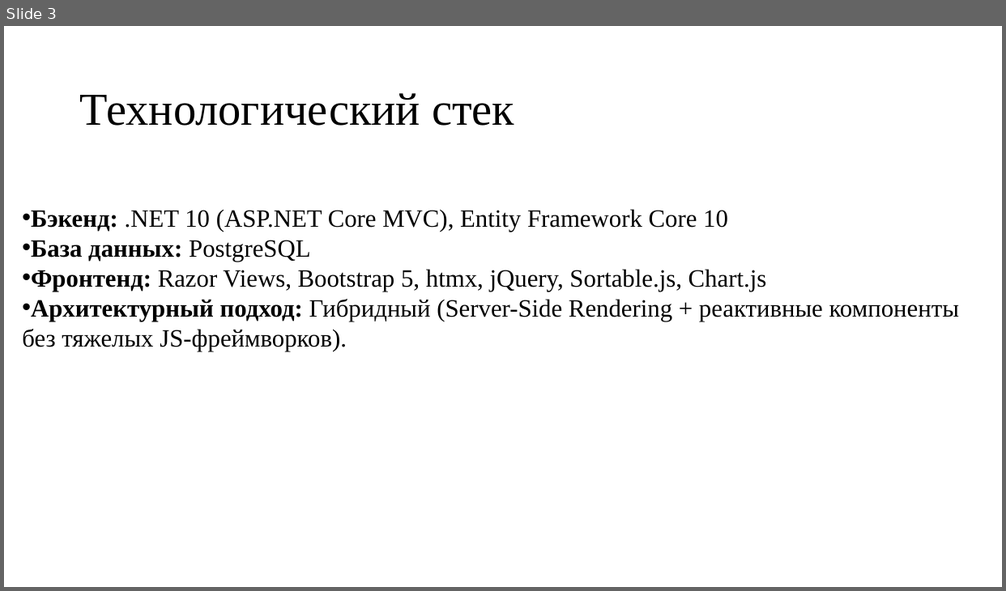
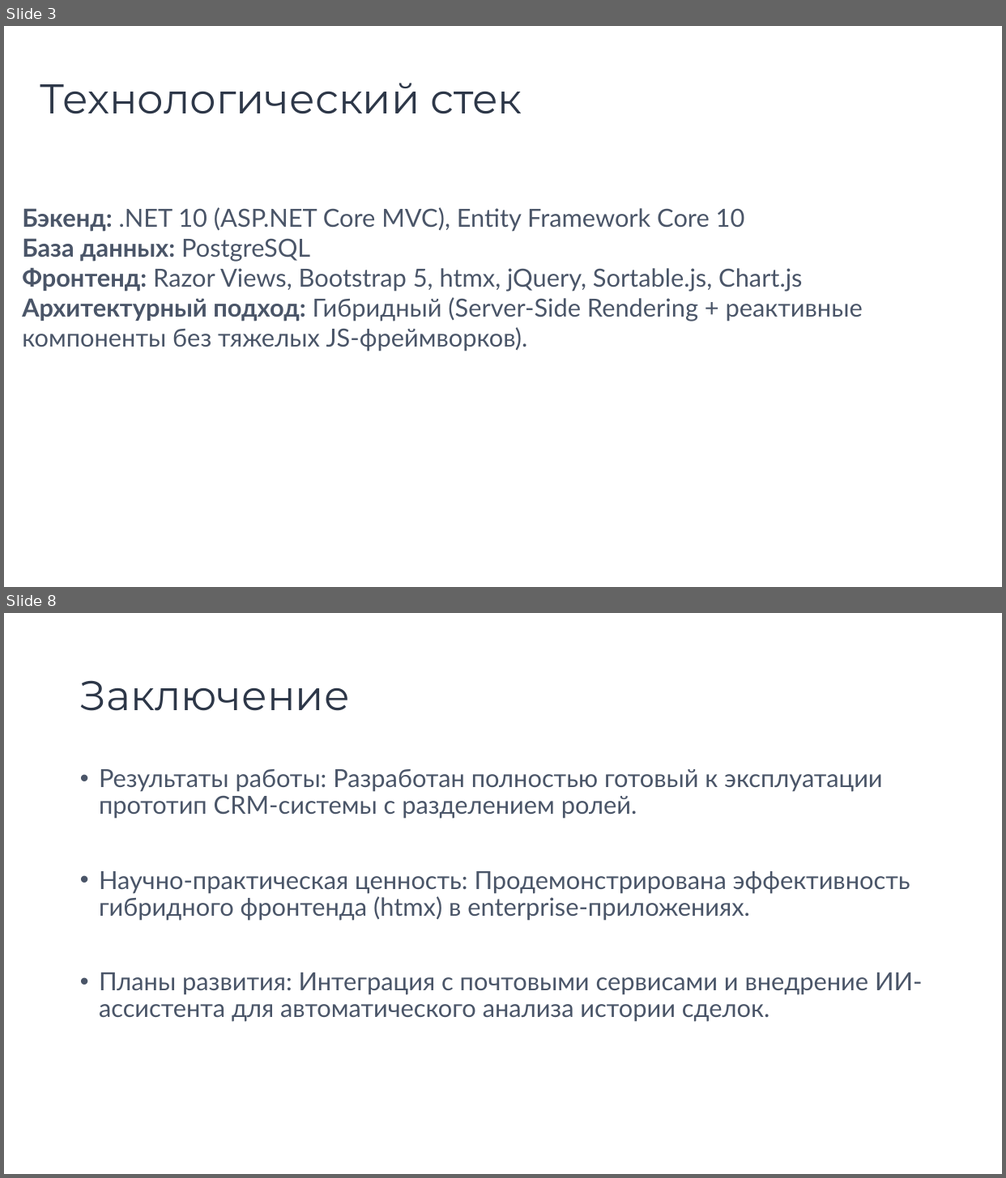
Before and after one commit to k1rer/Diplom-CRM, a slide deck: Resources/CRM.pptx. Shown one above the other, each under a label of ours: slide 3 before the commit, slides 3 and 8 after it; the slides between them are not shown. The pictures are 1006x591 and 1006x1178 pixels, drawn with LibreOffice and Linux fonts; fonts in the diff are those of the drawing. Boxes give left, top, right and bottom in pixels: in the first picture for what was removed or moved away, otherwise in the second. Text is boxed around its words. In the diff, an @@ line names an element or a change of style, - is before the commit and + after.

```diff
--- a/Resources/CRM.pptx
+++ b/Resources/CRM.pptx
@@ slide 8 added at [4, 613, 1002, 1174], background #FFFFFF @@
@@ title added at [80, 680, 350, 711], 40 pt, text #2D3748 @@
+Заключение
@@ text added at [99, 769, 922, 1022], 24 pt, text #4A5568 @@
+• Результаты работы: Разработан полностью готовый к эксплуатации прототип CRM-системы с разделением ролей.
+• Научно-практическая ценность: Продемонстрирована эффективность гибридного фронтенда (htmx) в enterprise-приложениях.
+• Планы развития: Интеграция с почтовыми сервисами и внедрение ИИ-ассистента для автоматического анализа истории сделок.
@@ slide 3 changed as well @@
@@ title "Технологический стек": place and size @@
-title "Технологический стек" at [80, 93, 514, 126]
+title "Технологический стек" at [40, 83, 522, 114]
@@ title "Технологический стек" at [40, 83, 522, 114]: size 44 to 40 pt, font Times New Roman to Montserrat, text colour #000000 to #2D3748 @@
@@ text "Бэкенд: .NET 10 (ASP.NET Core ..." at [22, 207, 863, 352]: font Times New Roman to Lato, text colour #000000 to #4A5568; bullet • to none @@
```
Also in this commit, not shown: 2 other slides changed, 4 other slides added.
